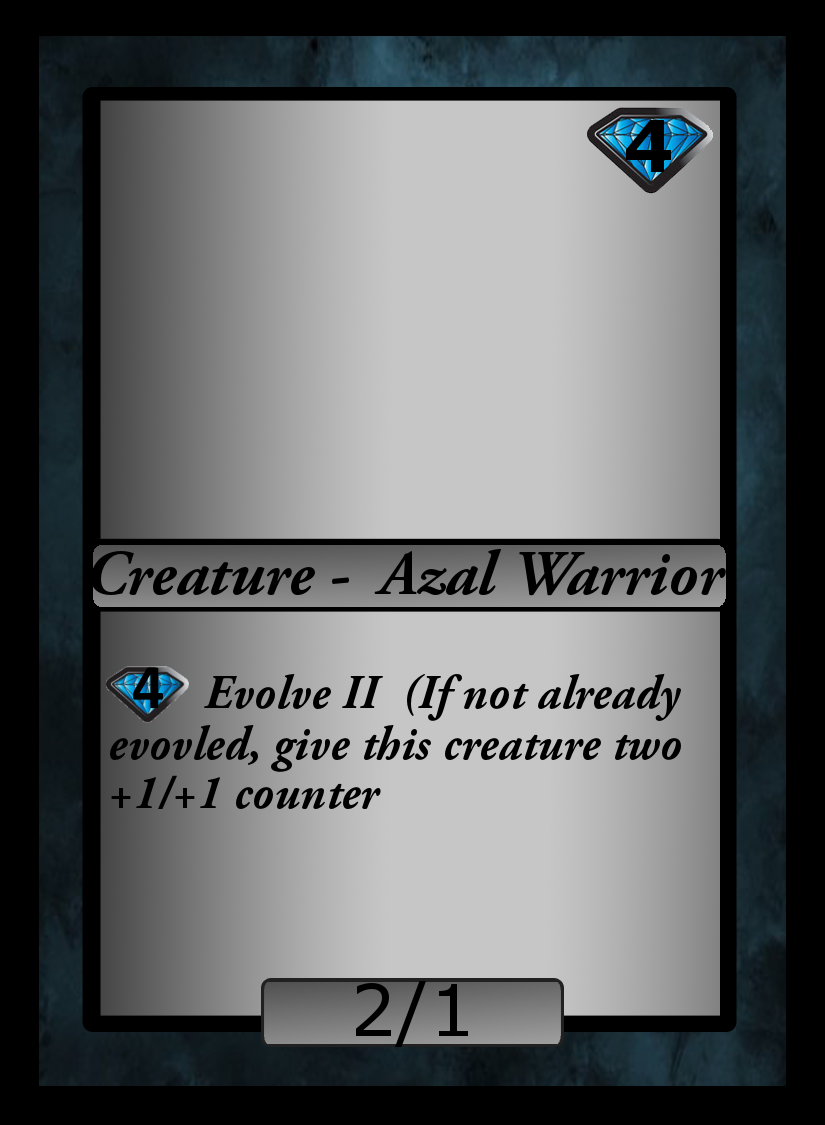
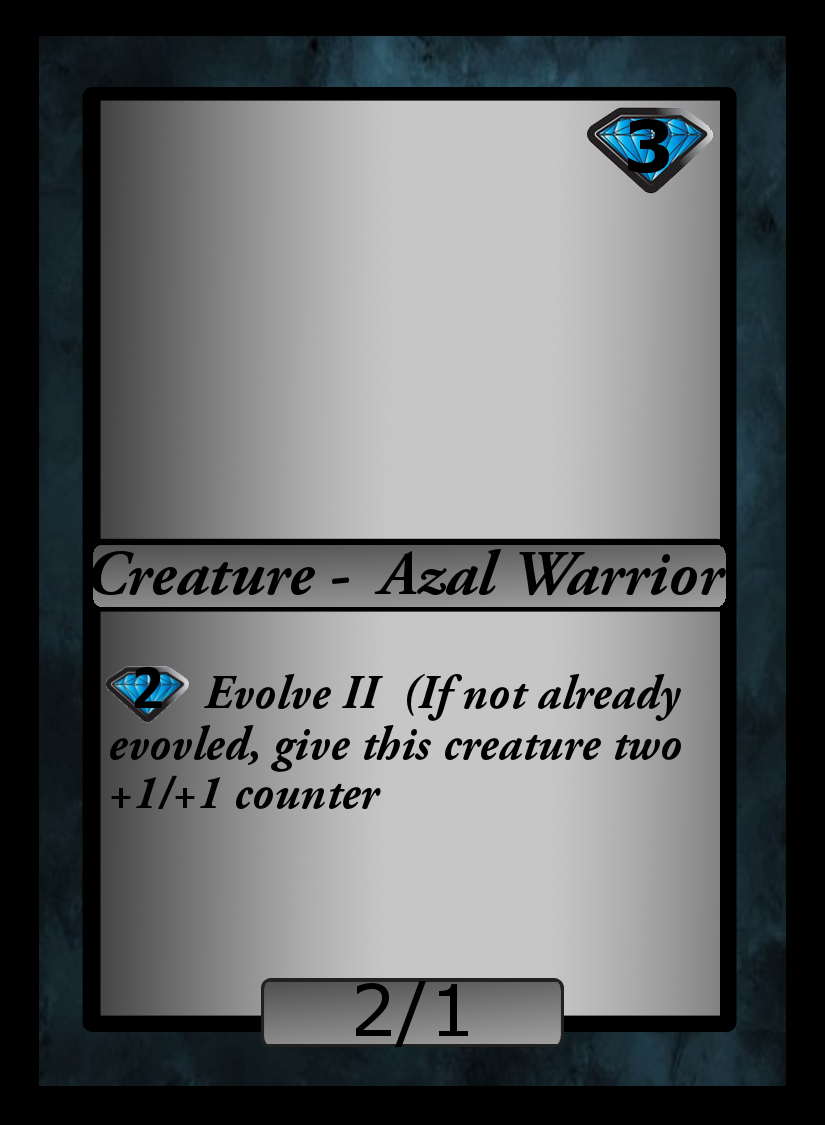
Comparing the layer stacks of the two 825 x 1125 images. Changes:
renamed "4" to "3", painted on it over [626,119,671,173]
renamed "4 Evolve II (If not alrea..." to "2 Evolve II (If not alrea...", painted on it over [133,666,164,709]
